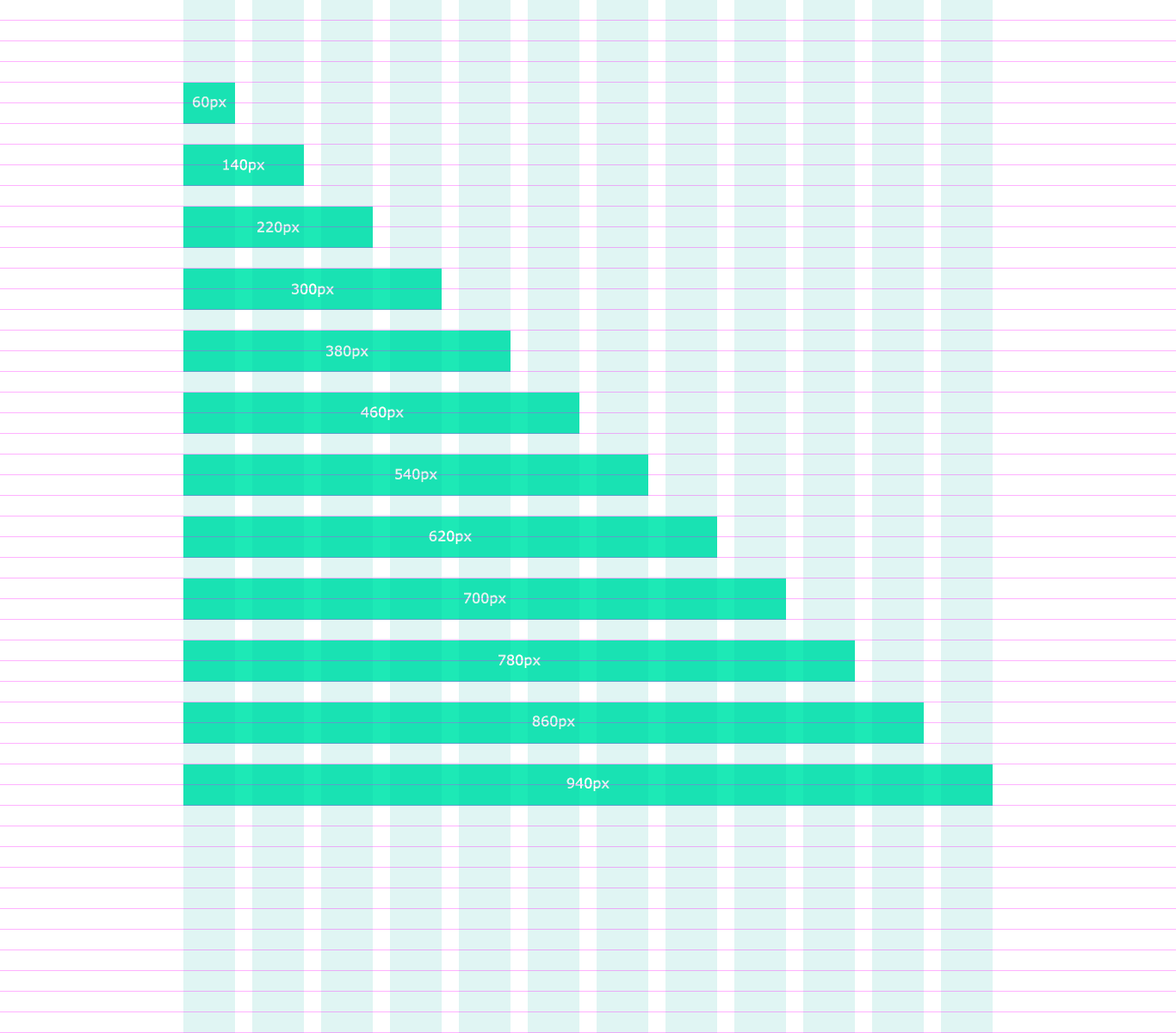
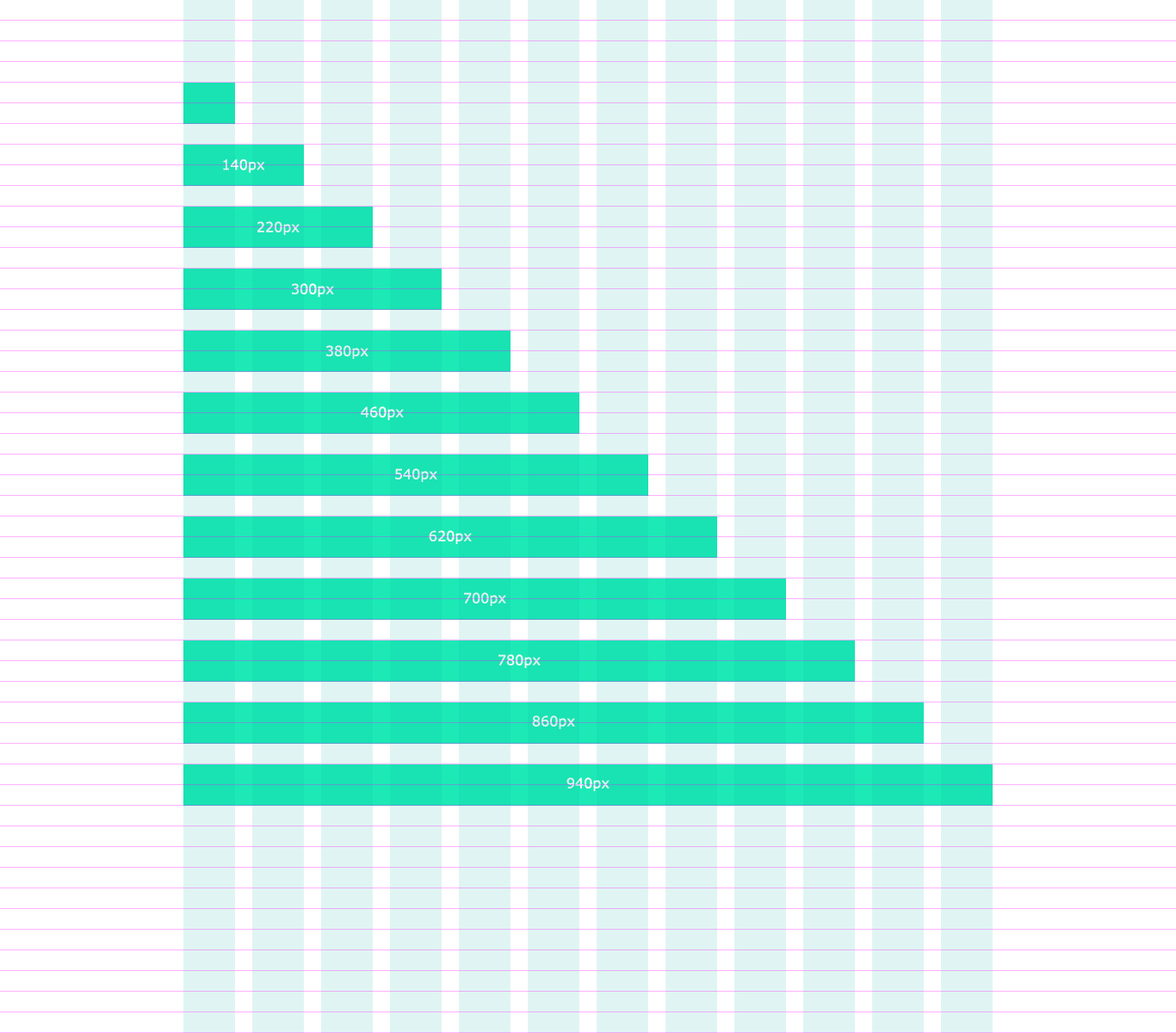
Two versions of the same layered image (1176 × 1033). Layer-by-layer changes:
hid "60px" over <box>192,96,227,111</box>
